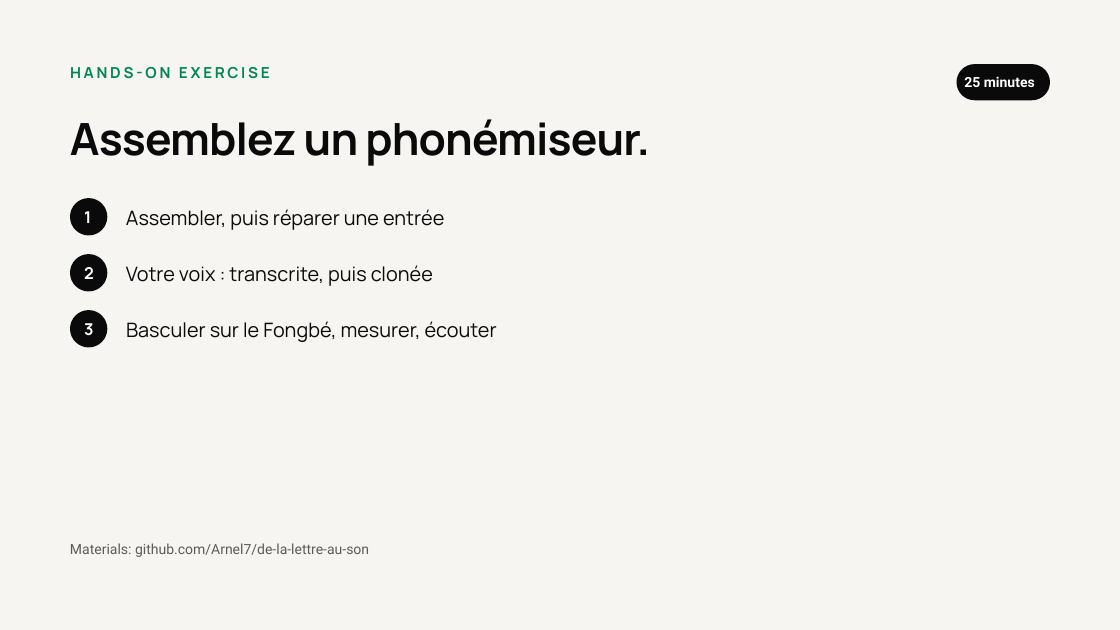
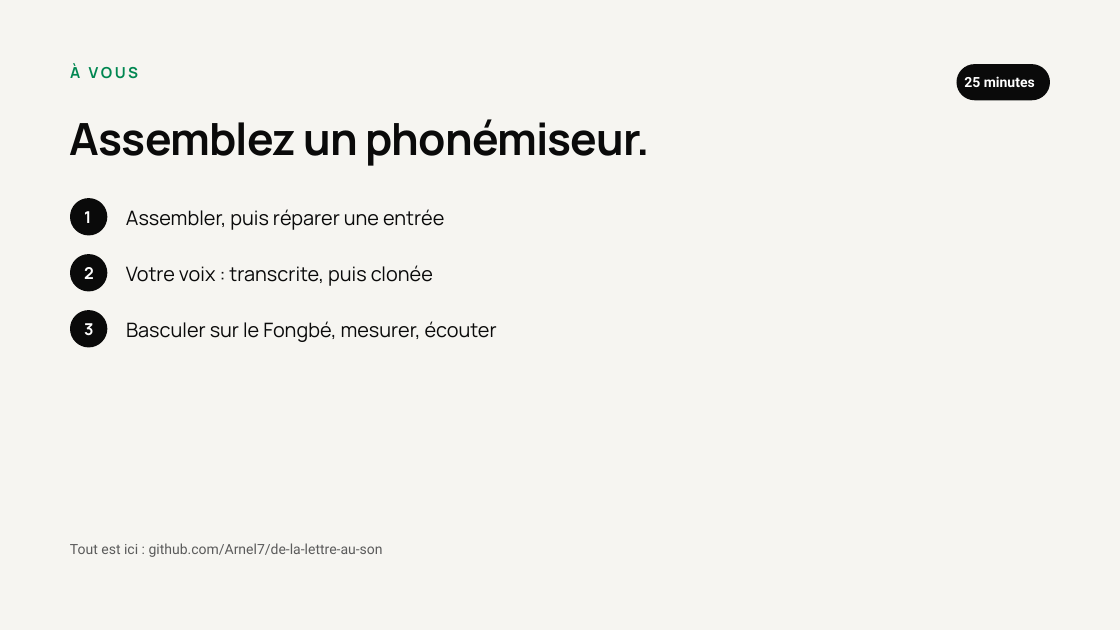
Before and after one commit to Arnel7/de-la-lettre-au-son, a slide deck: slide 10 of deck-indabax.pptx. Drawn at 1120x630 pixels with LibreOffice and Linux fonts; fonts in the diff are those of the drawing. Boxes give left, top, right and bottom in pixels: in the first picture for what was removed or moved away, otherwise in the second. Text is boxed around its words. In the diff, an @@ line names an element or a change of style, - is before the commit and + after.

Commit message:
Slide 10 : traduire les deux derniers intitules du gabarit

```diff
--- a/deck-indabax.pptx
+++ b/deck-indabax.pptx
@@ text at (70,65,138,79): text changed @@
-HANDS-ON EXERCISE
+À VOUS
@@ text at (70,543,383,557): text changed @@
-Materials: github.com/Arnel7/de-la-lettre-au-son
+Tout est ici : github.com/Arnel7/de-la-lettre-au-son
```
Also in this commit, not shown: 1 other file.
